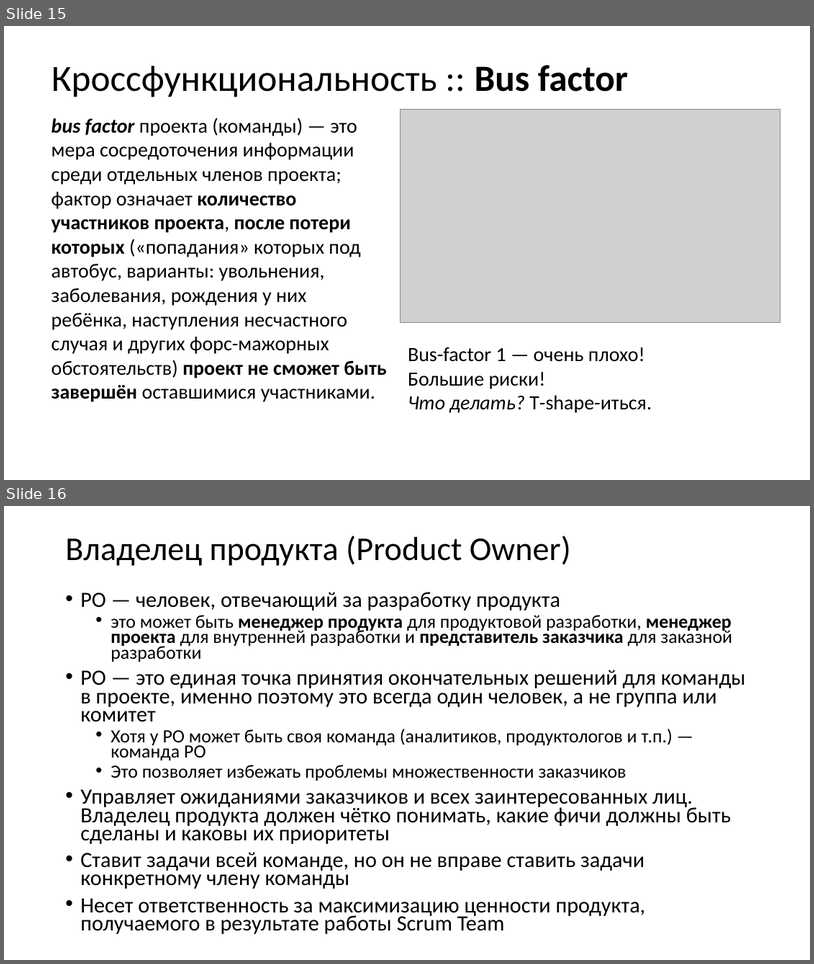
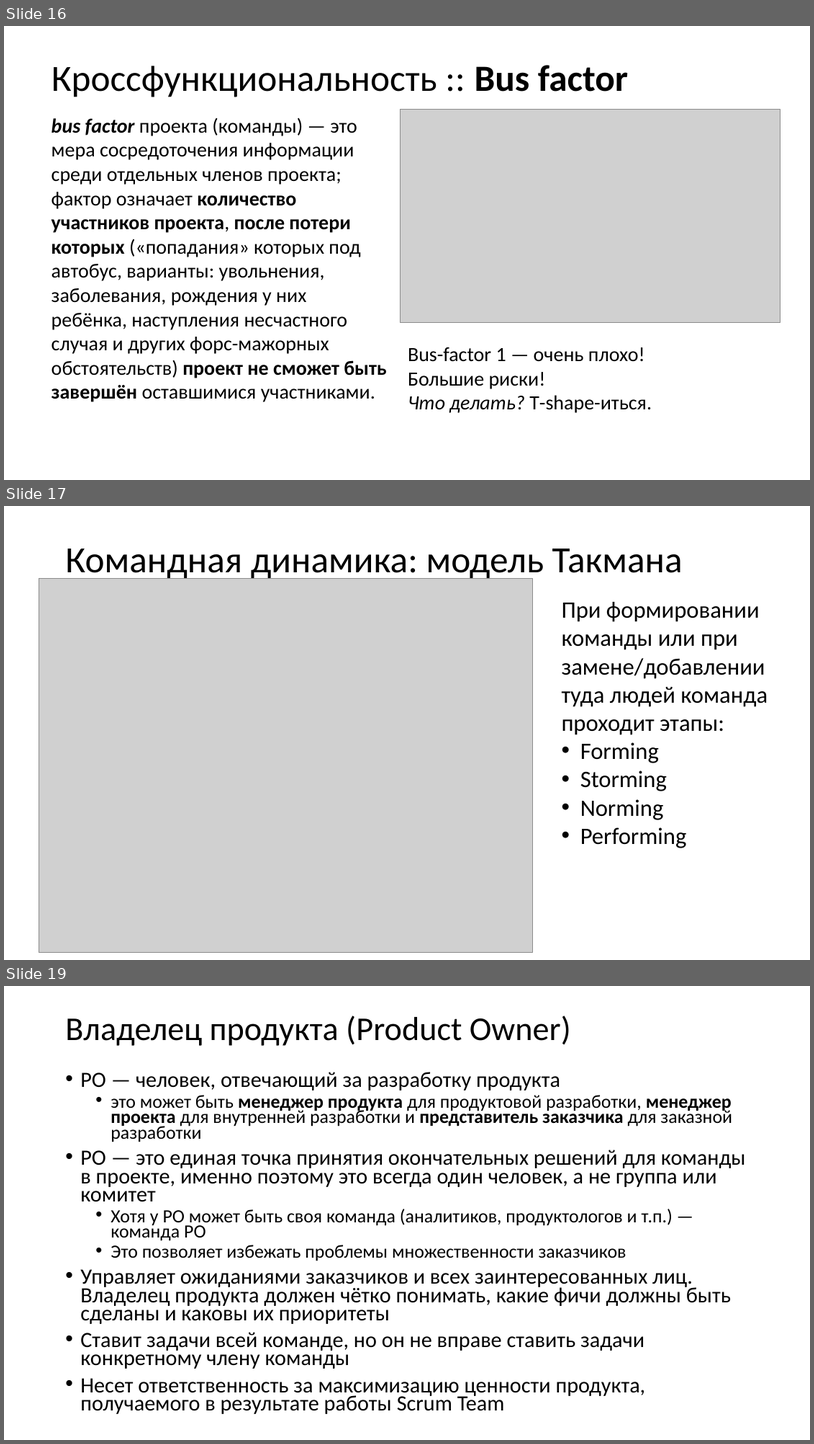
Before and after one commit to xtrueman/soft_dev_mgmt_course, a slide deck: slides/SCRUM.pptx. Shown one above the other, each under a label of ours: slides 15 and 16 before the commit, slides 16, 17 and 19 after it; the slides between them are not shown. The pictures are 814x964 and 814x1444 pixels, drawn with LibreOffice and Linux fonts; fonts in the diff are those of the drawing; grey boxes stand for pictures; background and template pictures are left out. Boxes give left, top, right and bottom in pixels: in the first picture for what was removed or moved away, otherwise in the second. Text is boxed around its words. In the diff, an @@ line names an element or a change of style, - is before the commit and + after.

```diff
--- a/slides/SCRUM.pptx
+++ b/slides/SCRUM.pptx
@@ slide 17 added at [4, 506, 810, 960], background #FFFFFF @@
@@ title added at [65, 548, 683, 582], 44 pt, text #000000 @@
+Командная динамика: модель Такмана
@@ picture added at [39, 579, 532, 952] @@
@@ text added at [562, 602, 768, 848], 28 pt, text #000000 @@
+При формировании команды или при замене/добавлении туда людей команда проходит этапы:
+• Forming
+• Storming
+• Norming
+• Performing
@@ what was slide 15 is now slide 16 @@
@@ what was slide 16 is now slide 19 @@
```
Also in this commit, not shown: 2 other slides added, 1 other file.
